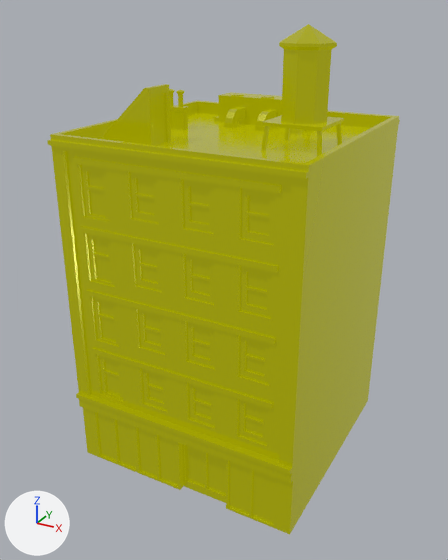
Before and after pictures for a commit that changed the glTF model public/models/building-block-4floor-back.glb.
Camera for both pictures: a camera (50 mm lens) standing at (13.1, -25.1, 21.2) and looking at (-0.5, -0.4, 8.8). Arrows for +X, +Y and +Z are at lower left; the lights stay in place. Where no turn or scale is listed for an object, it has been applied to the vertices.

The first picture shows 'building-block-4floor-back'.
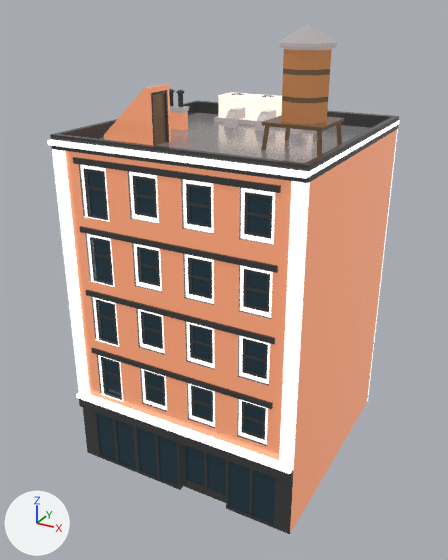
Where the change shows, as pixel boxes [x1, y1, x2, y2] in the pictures (448 x 560 px):
'building-block-4floor-back', recoloured
    both: [47, 24, 400, 534]

The change, as a list of edits to the scene's bpy script:
```text
Add img_base:
    img_base = load_image('base', '_unpacked/base', 1024, 1024, 'sRGB')
Add mat_lowpoly_colors_001:
    mat_lowpoly_colors_001 = bpy.data.materials.new('LOWPOLY-COLORS.001')
    # uses the picture img_base
Change me_building_block_4floor_back:
    where me_building_block_4floor_back.from_pydata(...)  # 2405 vertices, 4308 faces; spans x -5.7..5.7, y -6.0..7.4, z 0.0..20.6
    remove me_building_block_4floor_back.materials.append(mat_lowpoly_colors)
    add me_building_block_4floor_back.materials.append(mat_lowpoly_colors_001)
```
